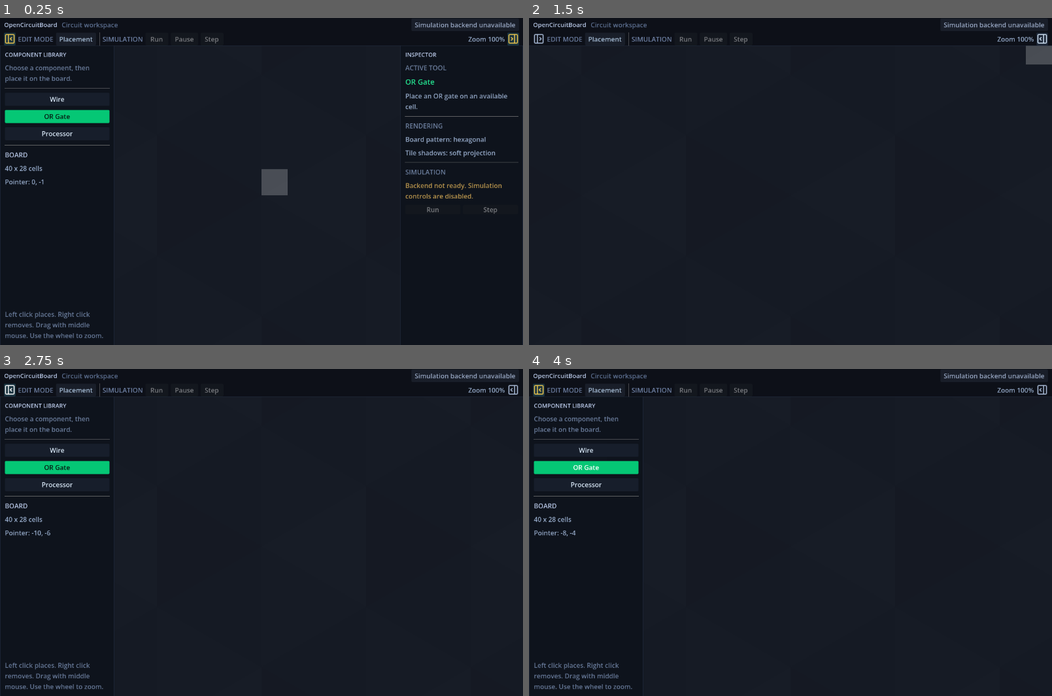
Above: before the commit, frames 1-4 (two rows, left to right).
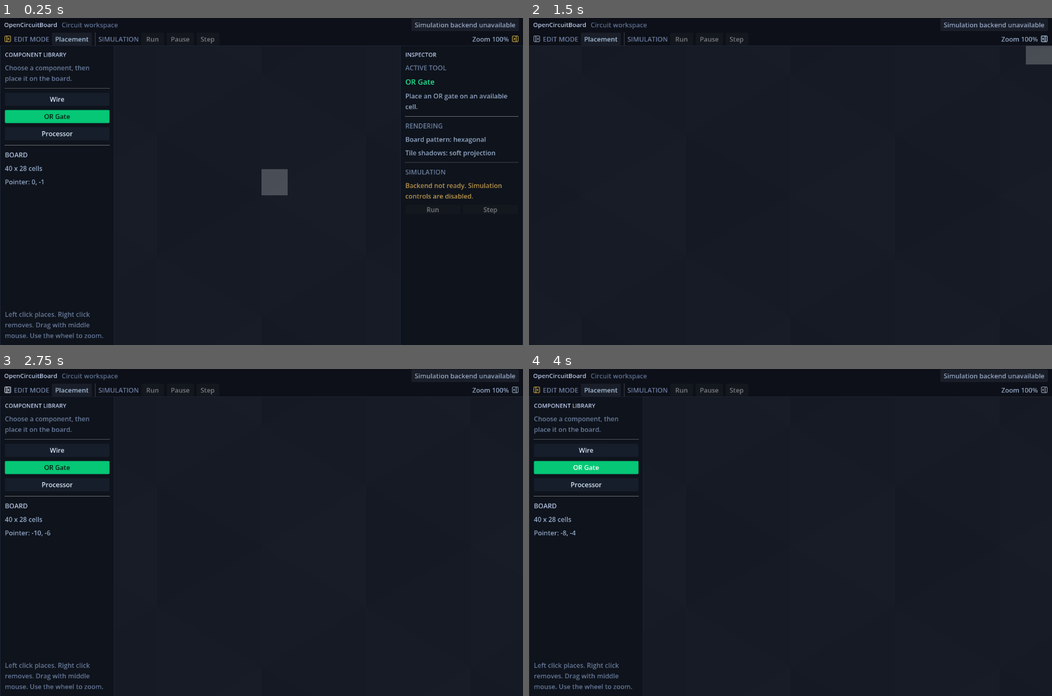
Above: after the commit, the same moments.

Repository: Erlkonigal/OpenCircuitBoard
Game: Godot game, scene res://main.tscn
The game is run twice, just before and just after one commit, with the same random seed, the same clock (stepped at 60 frames per second) and the same inputs.
Inputs (mouse positions are in pixels of both pictures, inside the frame that each line leads up to; where the layout moved, square brackets give the same spot in the first picture):
- Up to frame 1 (0.25 s): no input
- Up to frame 2 (1.5 s): click (534, 37) [539, 37] at 0.5 s; click (1046, 37) [1041, 37] at 1.25 s
- Up to frame 3 (2.75 s): click (5, 388) [10, 388] at 2 s
- Up to frame 4 (4 s): click "Wire" at 2.75 s; click "OR Gate" at 3.5 s

The runs differ from the first frame. In frame 1, 0.5% of the frame differs, in the area x 0-100%, y 4-9%; in frame 2, 0.5%; in frame 3, 0.5%; in frame 4, 0.5%.

Commit message:
Refine sidebar toggle states
Reduce sidebar icon buttons and keep open state background transparent.

Diff:
--- a/main.tscn
+++ b/main.tscn
@@ -112,7 +112,7 @@
 corner_radius_bottom_left = 2
 
 [sub_resource type="StyleBoxFlat" id="styleBoxSidebarIconPressed"]
-bg_color = Color(0.1, 0.2, 0.25, 1)
+bg_color = Color(0, 0, 0, 0)
 corner_radius_top_left = 2
 corner_radius_top_right = 2
 corner_radius_bottom_right = 2
@@ -261,7 +261,8 @@
 
 [node name="leftSidebarToggle" type="Button" parent="Interface/TopBar/Margin/Rows/CommandRow"]
 layout_mode = 2
-custom_minimum_size = Vector2(28, 28)
+custom_minimum_size = Vector2(18, 18)
+size_flags_vertical = 4
 toggle_mode = true
 button_pressed = true
 expand_icon = true
@@ -272,6 +273,7 @@
 theme_override_styles/normal = SubResource("styleBoxSidebarIconNormal")
 theme_override_styles/hover = SubResource("styleBoxSidebarIconHover")
 theme_override_styles/pressed = SubResource("styleBoxSidebarIconPressed")
+theme_override_styles/hover_pressed = SubResource("styleBoxSidebarIconHover")
 
 [node name="ModeLabel" type="Label" parent="Interface/TopBar/Margin/Rows/CommandRow"]
 layout_mode = 2
@@ -334,7 +336,8 @@
 
 [node name="rightSidebarToggle" type="Button" parent="Interface/TopBar/Margin/Rows/CommandRow"]
 layout_mode = 2
-custom_minimum_size = Vector2(28, 28)
+custom_minimum_size = Vector2(18, 18)
+size_flags_vertical = 4
 toggle_mode = true
 button_pressed = true
 expand_icon = true
@@ -345,6 +348,7 @@
 theme_override_styles/normal = SubResource("styleBoxSidebarIconNormal")
 theme_override_styles/hover = SubResource("styleBoxSidebarIconHover")
 theme_override_styles/pressed = SubResource("styleBoxSidebarIconPressed")
+theme_override_styles/hover_pressed = SubResource("styleBoxSidebarIconHover")
 
 [node name="LeftBar" type="PanelContainer" parent="Interface"]
 anchors_preset = 13
